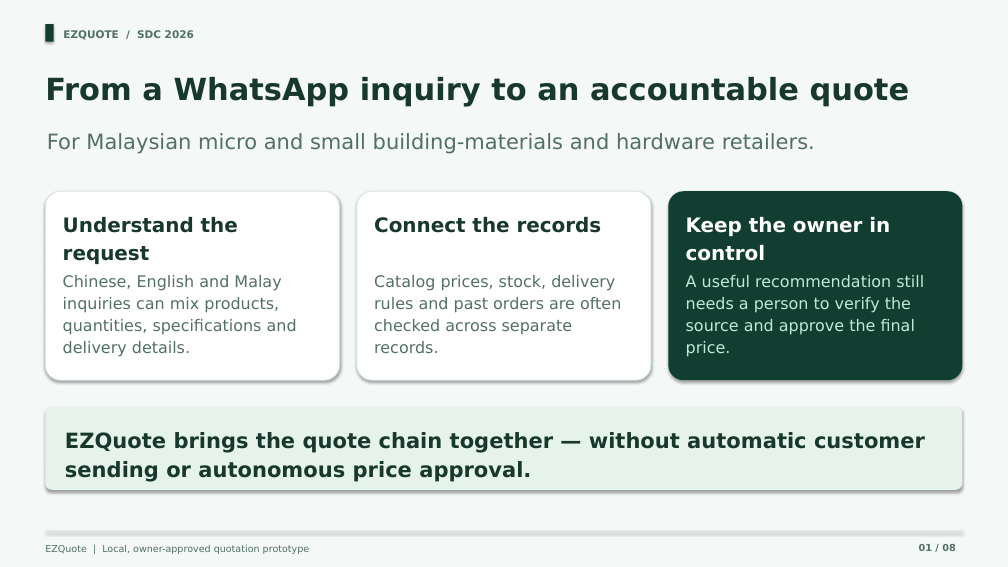
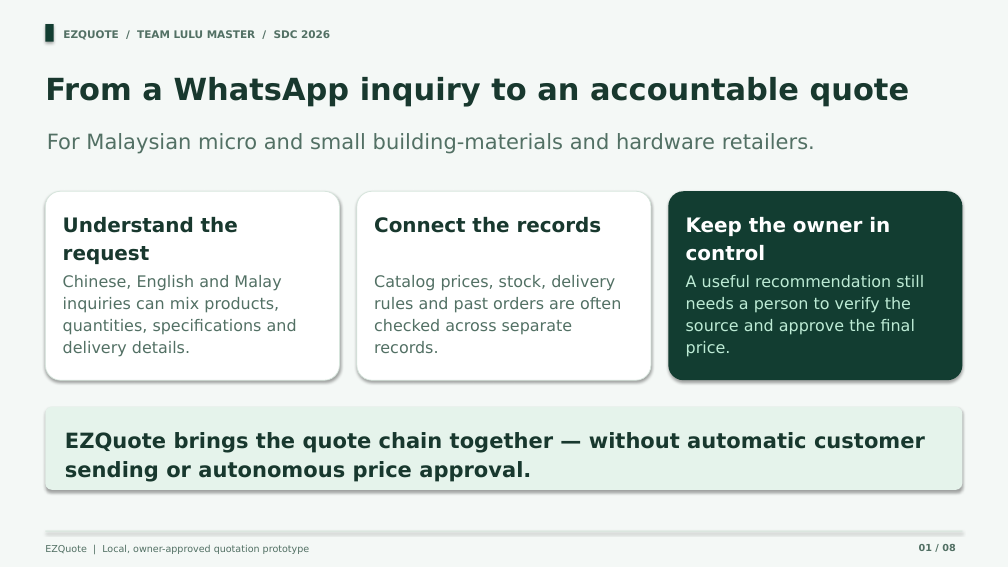
Before and after one commit to Dong-Wenhao/EZQuote, a slide deck: slide 1 of submission/Pitch_Deck_EzQuote.pptx. Drawn at 1008x567 pixels with LibreOffice and Linux fonts; fonts in the diff are those of the drawing. Boxes give left, top, right and bottom in pixels: in the first picture for what was removed or moved away, otherwise in the second. Text is boxed around its words. In the diff, an @@ line names an element or a change of style, - is before the commit and + after.

Commit message:
Add team proposal and update submission materials

```diff
--- a/submission/Pitch_Deck_EzQuote.pptx
+++ b/submission/Pitch_Deck_EzQuote.pptx
@@ text at [63,30,330,40]: text changed @@
-EZQUOTE / SDC 2026
+EZQUOTE / TEAM LULU MASTER / SDC 2026
```
Also in this commit, not shown: 1 other slide changed, 8 other files.
